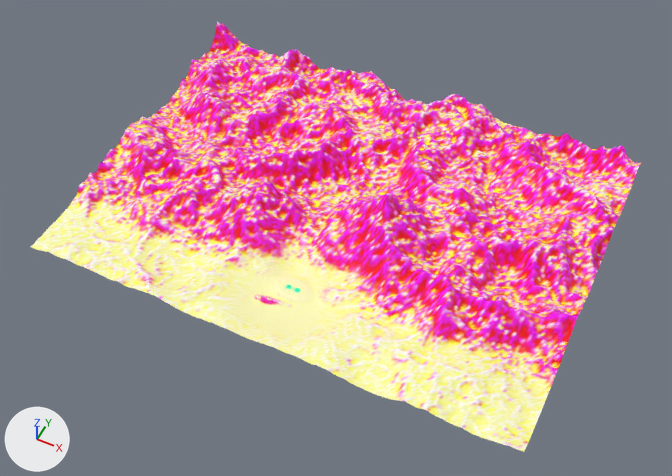
What one commit did to the glTF model public/assets/terrain.glb.
Both versions are drawn from a camera (50 mm lens) standing at (297.0, -498.0, 722.0) and looking at (9.0, 77.0, 2.0). Every picture has the same lights, and +X, +Y and +Z are marked at lower left. The picture after the commit comes second. Where no turn or scale is listed for an object, it has been applied to the vertices.

The first picture shows 'far', 'near'.
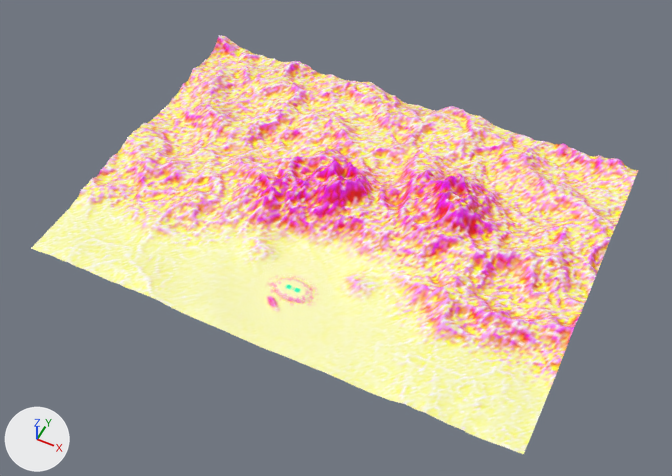
The change, as a list of edits to the scene's bpy script:
```text
Change me_far:
    used by ob_far; location = (0.0, 114.4, 35.5)
    remove me_far.from_pydata(...)  # 35139 vertices, 69520 faces; spans x -264.0..264.0, y -190.0..190.0, z -44.0..44.0
    add me_far.from_pydata(...)  # 35139 vertices, 69520 faces; spans x -264.0..264.0, y -190.0..190.0, z -35.0..35.0
    me_far part 1: 33012 of 35139 vertices moved; they spanned x -264.0..264.0, y -190.0..190.0, z -44.0..44.0 and now span x -264.0..264.0, y -190.0..190.0, z -35.0..35.0; mean shift (0.0, 0.0, 2.0); largest move (-17.0, 10.0, -32.0) -> (-17.0, 10.0, 35.0)
    me_far part 2: 22369 faces centred in x -263.0..263.0, y -189.0..189.0, z -43.0..38.0 are repainted in the vertex colours; the middle colour goes from pink #ff5a91 to beige #ffe3a7
    me_far part 3: 23466 faces centred in x -263.0..263.0, y -140.0..189.0, z -42.0..43.0 are repainted in the vertex colours; the middle colour goes from pink #ff00dc to pink #ffa8ce
    me_far part 4: 16959 faces centred in x -263.0..263.0, y -189.0..189.0, z -44.0..19.0 are repainted in the vertex colours; the middle colour goes from beige #ffffb8 to beige #ffffbb
    me_far part 5: 6711 faces centred in x -263.0..263.0, y -189.0..189.0, z -44.0..36.0 are repainted in the vertex colours; the middle colour goes from yellow #ffe700 to yellow #fffb78
Change ob_near:
    ob_near.location: (-2.0, -18.0, 1.0) -> (-2.0, -18.0, -0.7)
Change ob_far:
    ob_far.location: (0.0, 114.4, 35.5) -> (0.0, 114.4, 26.2)
```

Where the change shows, as pixel boxes (x1, y1, x2, y2) in the pictures (672 x 476 px; the box of a moved part takes in the faces that stretch with it):
'far', reshaped, recoloured, moved
    before: (31, 22, 641, 452)
    after: (31, 35, 639, 454)
'near', moved
    before: (231, 261, 333, 339)
    after: (231, 263, 333, 343)
part 1 of me_far, moved or reshaped
    before: (31, 22, 641, 452)
    after: (31, 35, 639, 454)
part 2 of me_far, recoloured
    before: (68, 22, 641, 443)
    after: (68, 36, 638, 445)
part 3 of me_far, recoloured
    before: (78, 22, 640, 376)
    after: (79, 35, 639, 376)
part 4 of me_far, recoloured
    both: (32, 68, 618, 452)
part 5 of me_far, recoloured
    both: (64, 54, 623, 442)
